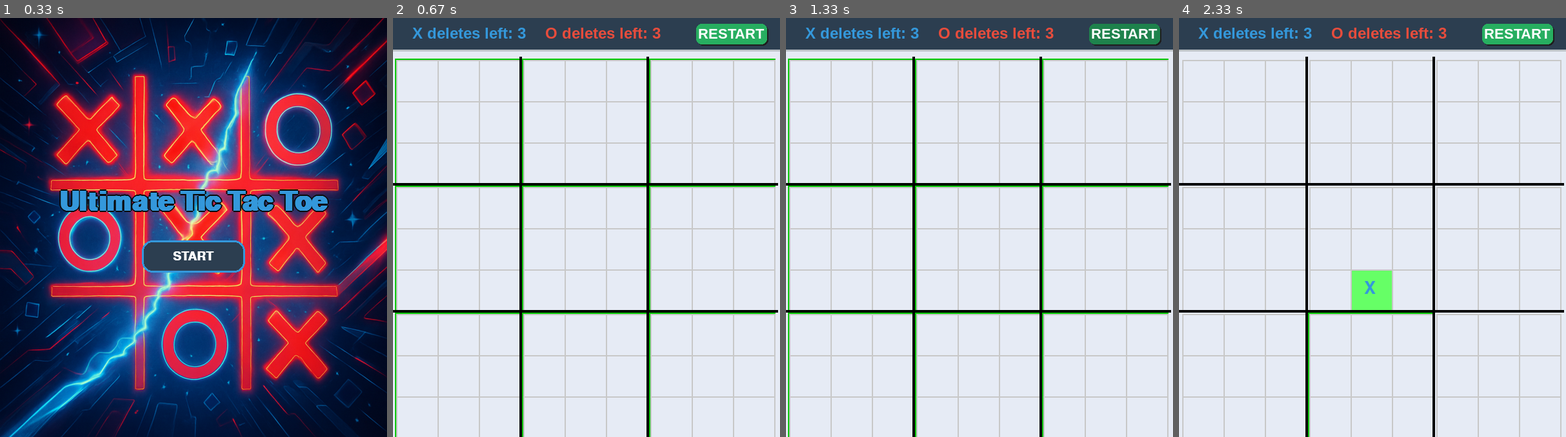
Above: before the commit, frames 1-4 (left to right).
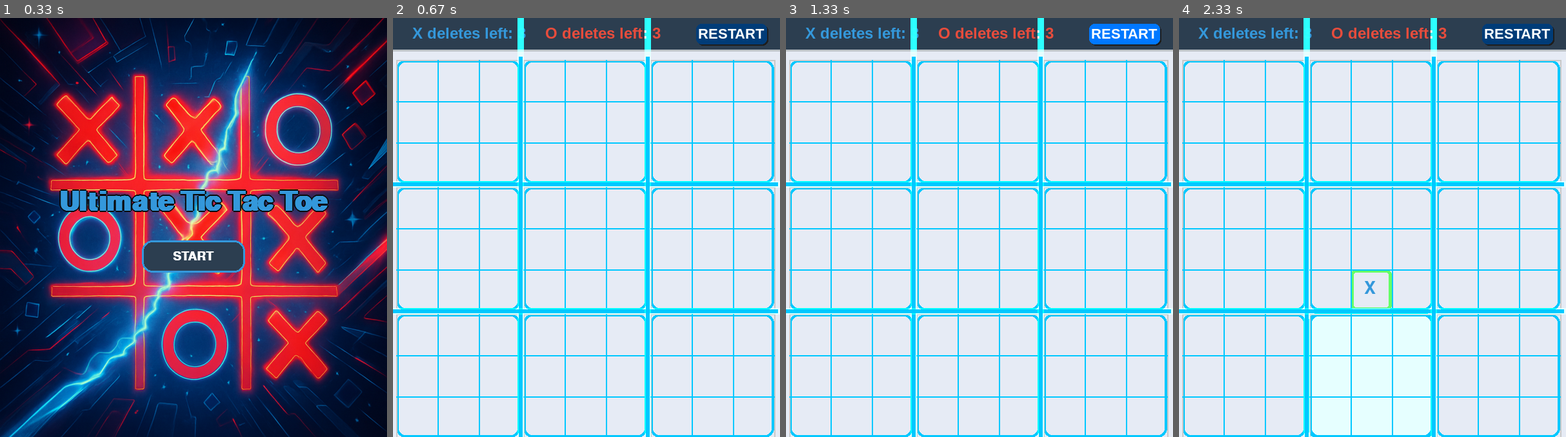
Above: after the commit, the same moments.

Repository: roeerozenstein/RinaProject
Game: pygame game, started from main.py
Same seed, same stepped clock (60 frames per second), same inputs: the game is played once before the commit and once after it.
Inputs (mouse positions are in pixels of both pictures, inside the frame that each line leads up to):
- Up to frame 1 (0.33 s): no input
- Up to frame 2 (0.67 s): right-click (586, 256) at 0.38 s
- Up to frame 3 (1.33 s): click (886, 231) at 0.72 s; click "RESTART" at 1.05 s
- Up to frame 4 (2.33 s): click (1380, 85) at 1.38 s; click "RESTART" at 1.72 s; click (1372, 277) at 2.05 s

Frame 1 is identical in both runs. In frame 2, 14% of the frame differs, in the area x 0-100%, y 0-100%; in frame 3, 14%; in frame 4, 13%.

Commit message:
first commit

Diff:
--- a/board.py
+++ b/board.py
@@ -102,25 +102,58 @@
         return None
 
     def draw(self, surface, offset_x=0, offset_y=0):
+        # Neon style colors
+        NEON_RED = (255, 40, 40)
+        NEON_BLUE = (0, 200, 255)
+        DARK_BG = (20, 20, 40)
+        GLOW_ALPHA = 90
+        # Fill background (if this is the main board)
+        if offset_x == 0 and offset_y == 0:
+            surface.fill(DARK_BG)
         for r in range(3):
             for c in range(3):
                 bx = c * 3 * CELL_SIZE + (c + 1) * PADDING + offset_x
                 by = r * 3 * CELL_SIZE + (r + 1) * PADDING + offset_y
-                if self.active_board is None or self.active_board == (r, c):
-                    pygame.draw.rect(surface, (0, 200, 0), (bx - 2, by - 2, 3 * CELL_SIZE + 4, 3 * CELL_SIZE + 4), 2)
-                # הדגשת המהלך האחרון
+                # Draw neon glow for main board border only
+                if offset_x == 0 and offset_y == 0:
+                    glow_surf = pygame.Surface((3*CELL_SIZE+8, 3*CELL_SIZE+8), pygame.SRCALPHA)
+                    for i in range(12, 0, -3):
+                        pygame.draw.rect(glow_surf, (*NEON_BLUE, GLOW_ALPHA), (4-i, 4-i, 3*CELL_SIZE+8+2*i, 3*CELL_SIZE+8+2*i), border_radius=18)
+                    surface.blit(glow_surf, (bx-4, by-4), special_flags=pygame.BLEND_RGBA_ADD)
+                # Draw main border
+                pygame.draw.rect(surface, NEON_BLUE, (bx, by, 3*CELL_SIZE, 3*CELL_SIZE), 4, border_radius=14)
+                # Highlight active board (where the next move must be played)
+                if self.active_board is not None and (r, c) == self.active_board:
+                    active_glow = pygame.Surface((3*CELL_SIZE+16, 3*CELL_SIZE+16), pygame.SRCALPHA)
+                    for i in range(18, 0, -3):
+                        pygame.draw.rect(active_glow, (*NEON_BLUE, 120), (8-i, 8-i, 3*CELL_SIZE+16+2*i, 3*CELL_SIZE+16+2*i), border_radius=22)
+                    surface.blit(active_glow, (bx-8, by-8), special_flags=pygame.BLEND_RGBA_ADD)
+                    pygame.draw.rect(surface, NEON_BLUE, (bx-2, by-2, 3*CELL_SIZE+4, 3*CELL_SIZE+4), 6, border_radius=16)
+                # Highlight last move (neon green, but only as a border)
                 if self.last_move and (r, c) == (self.last_move[0], self.last_move[1]):
                     i, j = self.last_move[2], self.last_move[3]
                     cell_rect = (bx + j * CELL_SIZE, by + i * CELL_SIZE, CELL_SIZE, CELL_SIZE)
-                    pygame.draw.rect(surface, (102, 255, 102), cell_rect)
+                    pygame.draw.rect(surface, (102,255,102), cell_rect, 5, border_radius=8)
+                # Draw the small board
                 self.small_boards[r][c].draw(surface, bx, by)
+                # Draw thin neon cell lines (inside small board)
+                for i in range(1, 3):
+                    # Vertical
+                    pygame.draw.line(surface, NEON_BLUE, (bx + i*CELL_SIZE, by), (bx + i*CELL_SIZE, by + 3*CELL_SIZE), 2)
+                    # Horizontal
+                    pygame.draw.line(surface, NEON_BLUE, (bx, by + i*CELL_SIZE), (bx + 3*CELL_SIZE, by + i*CELL_SIZE), 2)
+        # Draw thick neon lines between boards
         for i in range(1, 3):
-            pygame.draw.line(surface, BLACK,
-                             (offset_x, offset_y + i * (3 * CELL_SIZE + PADDING)),
-                             (offset_x + 3 * 3 * CELL_SIZE + 4 * PADDING, offset_y + i * (3 * CELL_SIZE + PADDING)), 4)
-            pygame.draw.line(surface, BLACK,
-                             (offset_x + i * (3 * CELL_SIZE + PADDING), offset_y),
-                             (offset_x + i * (3 * CELL_SIZE + PADDING), offset_y + 3 * 3 * CELL_SIZE + 4 * PADDING), 4)
+            glow_line = pygame.Surface((surface.get_width(), 12), pygame.SRCALPHA)
+            for k in range(10, 0, -2):
+                pygame.draw.line(glow_line, (*NEON_BLUE, 60), (0, 6), (surface.get_width(), 6), 12-k)
+            surface.blit(glow_line, (0, offset_y + i * (3 * CELL_SIZE + PADDING) - 6), special_flags=pygame.BLEND_RGBA_ADD)
+            pygame.draw.line(surface, NEON_BLUE, (offset_x, offset_y + i * (3 * CELL_SIZE + PADDING)), (offset_x + 3 * 3 * CELL_SIZE + 4 * PADDING, offset_y + i * (3 * CELL_SIZE + PADDING)), 6)
+            glow_line2 = pygame.Surface((12, surface.get_height()), pygame.SRCALPHA)
+            for k in range(10, 0, -2):
+                pygame.draw.line(glow_line2, (*NEON_BLUE, 60), (6, 0), (6, surface.get_height()), 12-k)
+            surface.blit(glow_line2, (offset_x + i * (3 * CELL_SIZE + PADDING) - 6, 0), special_flags=pygame.BLEND_RGBA_ADD)
+            pygame.draw.line(surface, NEON_BLUE, (offset_x + i * (3 * CELL_SIZE + PADDING), offset_y), (offset_x + i * (3 * CELL_SIZE + PADDING), offset_y + 3 * 3 * CELL_SIZE + 4 * PADDING), 6)
 
     def is_board_full(self, r, c):
         sb = self.small_boards[r][c]
--- a/main.py
+++ b/main.py
@@ -116,9 +116,14 @@
         pygame.draw.rect(screen, (30, 30, 30), shadow_rect, border_radius=8)
         mouse_pos = pygame.mouse.get_pos()
         if button_rect.collidepoint(mouse_pos):
-            button_color = (30, 130, 76)  # ירוק כהה יותר ב-hover
-        else:
-            button_color = (39, 174, 96)
+            button_color = (0, 120, 255)  # כחול ניאון ב-hover
+            # אפקט זוהר תואם לגודל הכפתור
+            glow_surf = pygame.Surface((button_w, button_h), pygame.SRCALPHA)
+            for i in range(8, 0, -2):
+                pygame.draw.rect(glow_surf, (0, 200, 255, 60), (i, i, button_w-2*i, button_h-2*i), border_radius=8)
+            screen.blit(glow_surf, (button_x, button_y), special_flags=pygame.BLEND_RGBA_ADD)
+        else:
+            button_color = (0, 60, 120)  # כחול עמוק רגיל
         pygame.draw.rect(screen, button_color, button_rect, border_radius=8)
         screen.blit(button_text, (button_x + (button_w - button_text.get_width()) // 2, button_y + (button_h - button_text.get_height()) // 2))
         # מסגרת דקה מתחת לפס
